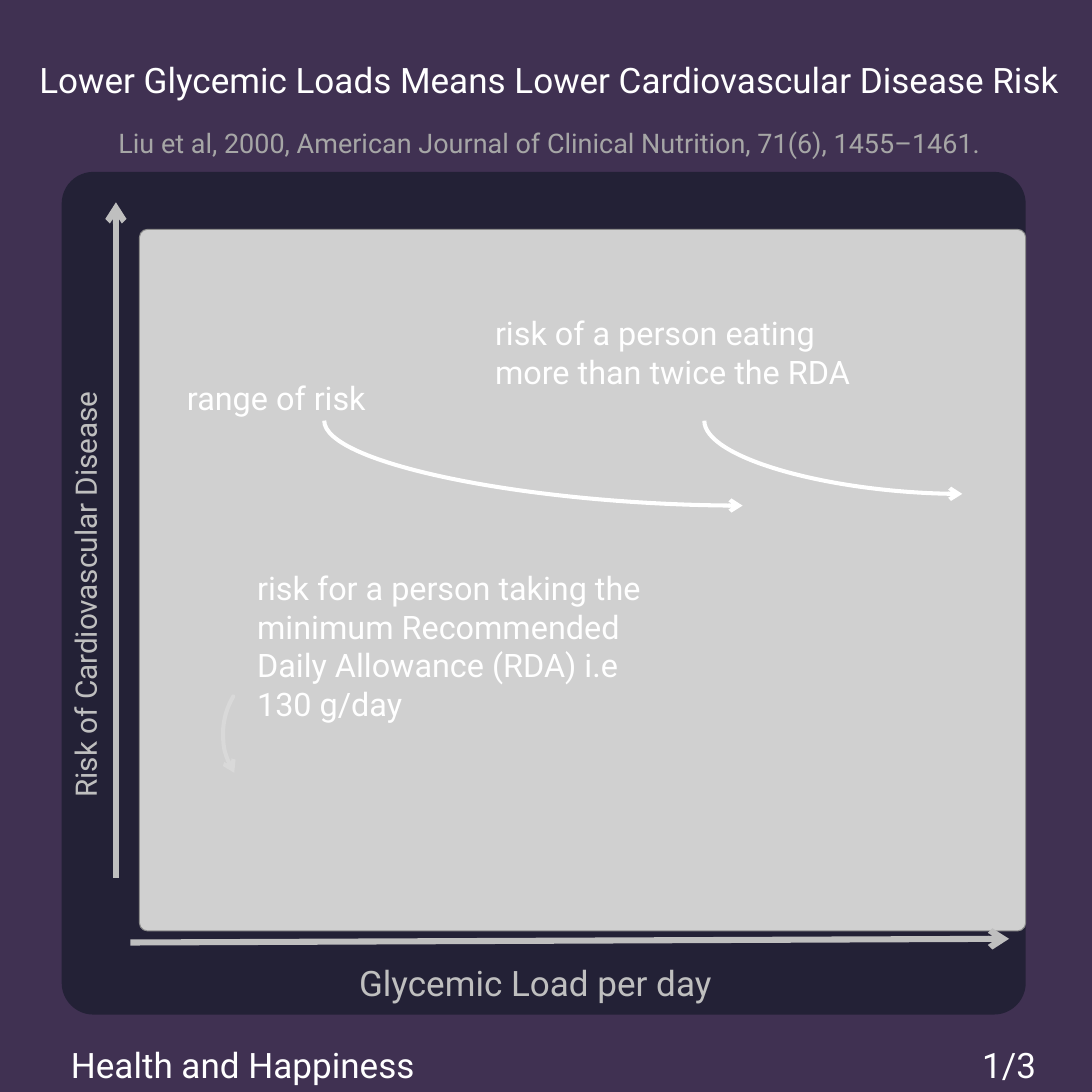
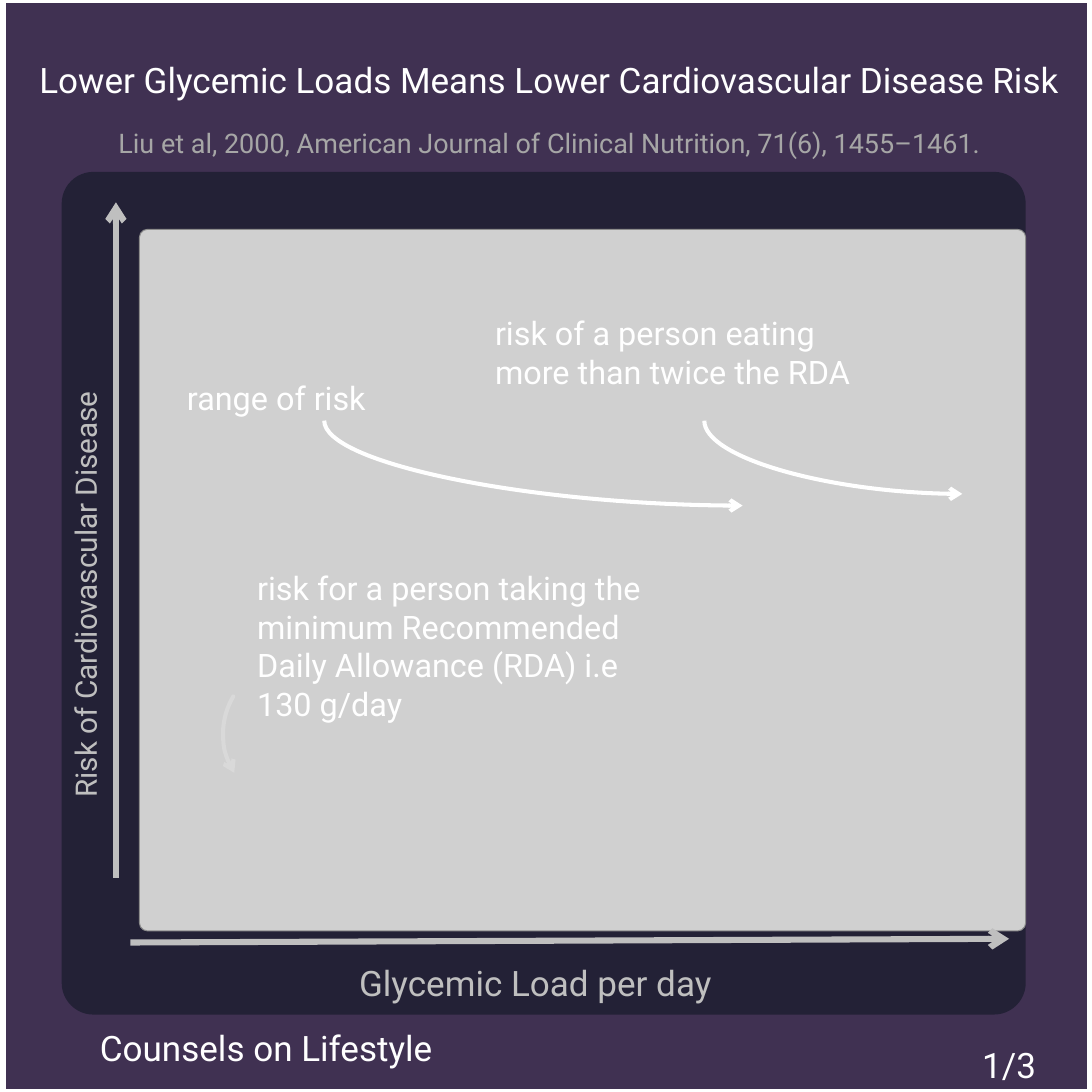
Before and after one commit to msimbao/counselsonlifestyle, a slide deck: slide 1 of posts/1/slides.pptx. Drawn at 1092x1092 pixels with LibreOffice and Linux fonts; fonts in the diff are those of the drawing; grey boxes stand for pictures. Boxes give left, top, right and bottom in pixels: in the first picture for what was removed or moved away, otherwise in the second. Text is boxed around its words. In the diff, an @@ line names an element or a change of style, - is before the commit and + after.

```diff
--- a/posts/1/slides.pptx
+++ b/posts/1/slides.pptx
@@ rectangle added at [3, 0, 1091, 1092], outline #FFFFFF 4.5 pt @@
@@ text added at [100, 1034, 432, 1069], 26 pt, text #FFFFFF @@
+Counsels on Lifestyle
@@ text removed at [71, 1051, 414, 1085] @@
-Health and Happiness
```
Also in this commit, not shown: 2 other slides changed, 46 other files.
